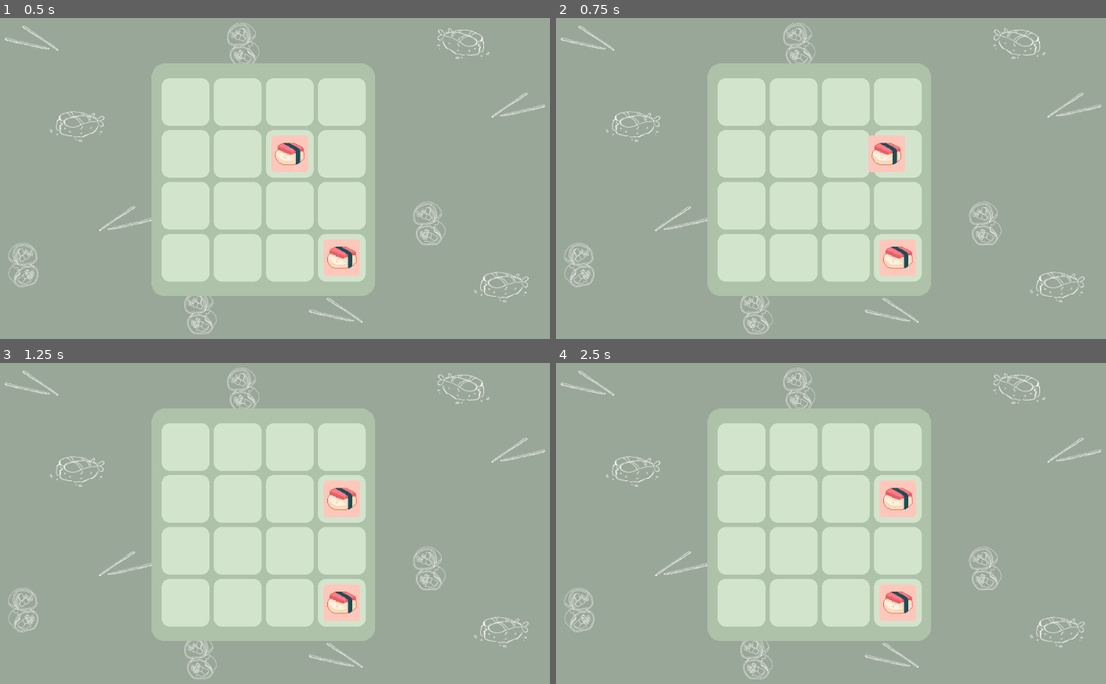
Above: before the commit, frames 1-4 (two rows, left to right).
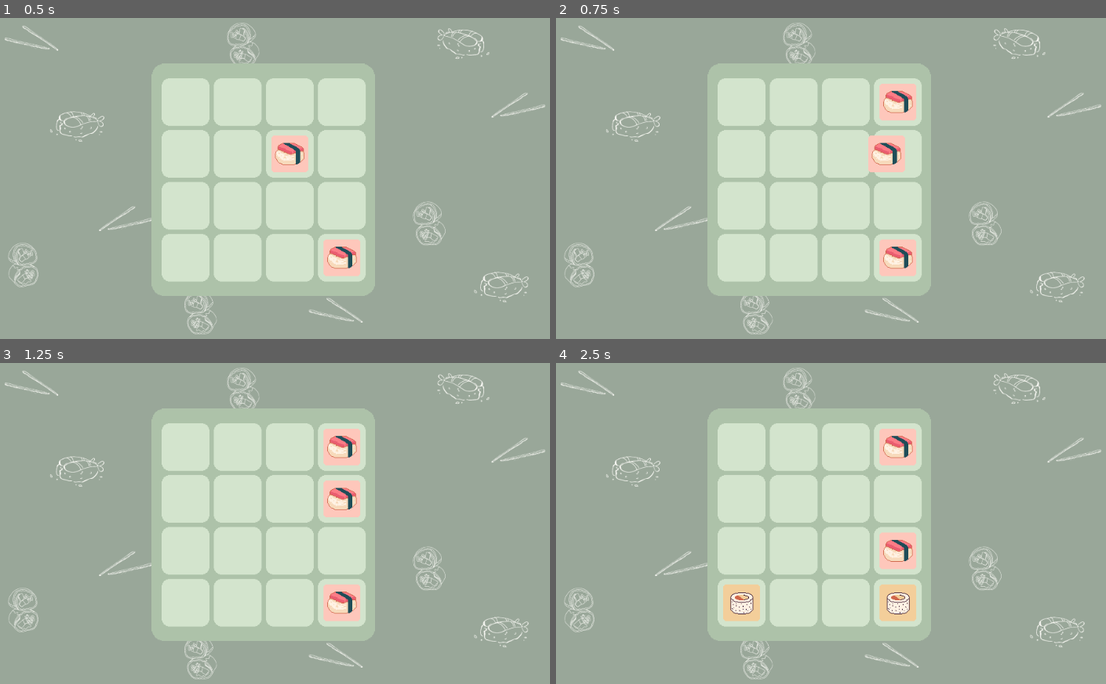
Above: after the commit, the same moments.

Repository: adcoding/2048
Game: Godot game, scene res://Main.tscn
The game is run twice, just before and just after one commit, with the same random seed, the same clock (stepped at 60 frames per second) and the same inputs.
Inputs:
- Up to frame 1 (0.5 s): no input
- Up to frame 2 (0.75 s): tap Enter at 0.5 s; hold Right (right) from 0.53 s (still down)
- Up to frame 3 (1.25 s): keep holding Right (right)
- Up to frame 4 (2.5 s): tap Space at 1.25 s; release Right (right) at 1.28 s; hold Down (down) 1.28-2.03 s; tap Enter at 2 s; hold Right (right) from 2.03 s (still down)

Frame 1 is identical in both runs. In frame 2, 0.8% of the frame differs, in the area x 58-66%, y 20-32%; in frame 3, 0.8%; in frame 4, 3.7%, in the area x 30-66%, y 20-81%.

Commit message:
Add files via upload

Diff:
--- a/2048/Main.tscn
+++ b/2048/Main.tscn
@@ -8,6 +8,7 @@
 [ext_resource path="res://Pieces/4Piece.tscn" type="PackedScene" id=6]
 [ext_resource path="res://Pieces/2Piece.tscn" type="PackedScene" id=7]
 [ext_resource path="res://Piecebackground.tscn" type="PackedScene" id=8]
+[ext_resource path="res://Scripts/ScoreManager.gd" type="Script" id=9]
 
 [node name="Main" type="Node2D"]
 
@@ -27,6 +28,7 @@
 [node name="Grid" type="Node2D" parent="."]
 script = ExtResource( 5 )
 two_piece = ExtResource( 7 )
+number_of_starting_pieces = 2
 four_piece = ExtResource( 6 )
 background_piece = ExtResource( 8 )
 
@@ -36,5 +38,8 @@
 [node name="KeyboardControl" type="Node2D" parent="."]
 script = ExtResource( 4 )
 
+[node name="ScoreManager" type="Node2D" parent="."]
+script = ExtResource( 9 )
+
 [connection signal="move" from="TouchControl" to="Grid" method="_on_TouchControl_move"]
 [connection signal="move" from="KeyboardControl" to="Grid" method="_on_KeyboardControl_move"]
--- a/2048/Piece.tscn
+++ b/2048/Piece.tscn
@@ -8,3 +8,9 @@
 [node name="Sprite" type="Sprite" parent="."]
 
 [node name="MoveTween" type="Tween" parent="."]
+
+[node name="SizeTween" type="Tween" parent="."]
+
+[node name="ModulateTween" type="Tween" parent="."]
+
+[connection signal="tween_completed" from="ModulateTween" to="." method="_on_ModulateTween_tween_completed"]
--- a/2048/Scripts/Grid.gd
+++ b/2048/Scripts/Grid.gd
@@ -9,6 +9,7 @@
 var offset := 85
 
 export var two_piece : PackedScene
+export var number_of_starting_pieces : int
 export var four_piece : PackedScene
 export var background_piece : PackedScene
 
@@ -18,15 +19,14 @@
 	randomize()
 	board = make_2d_array(4, 4, null)
 	generate_background()
-	generate_new_piece()
+	generate_new_piece(number_of_starting_pieces)
 
 func make_2d_array(width, height, value):
 	var array = []
-	for i in range(width):
+	for i in width:
 		array.append([])
-		array[i].resize(width)
-		for j in range(height):
-			array[i][j] = value
+		for j in height:
+			array[i].append(null)
 	return array
 
 func grid_to_pixel(grid_position: Vector2):
@@ -57,7 +57,7 @@
 	match direction:
 		Vector2.UP:
 			for i in width:
-				for j in range(height -1, -1, -1):
+				for j in range(height -2, -1, -1):
 					if board[i][j] != null:
 						move_piece(Vector2(i, j), Vector2.UP)
 		Vector2.DOWN:
@@ -66,11 +66,10 @@
 					if board[i][j] != null:
 						move_piece(Vector2(i, j), Vector2.DOWN)
 		Vector2.LEFT:
-			for i in range(width -1, -1, -1):
+			for i in range(1, width, 1):
 				for j in height:
 					if board[i][j] != null:
 						move_piece(Vector2(i, j), Vector2.LEFT)
-						print("left")
 		Vector2.RIGHT:
 			for i in range(width -2, -1, -1):
 				for j in height:
@@ -78,16 +77,16 @@
 						move_piece(Vector2(i, j), Vector2.RIGHT)
 		_:
 			continue
-	pass
+	generate_new_piece(1)
 
 # Called every frame. 'delta' is the elapsed time since the previous frame.
 #func _process(delta):
 #	pass
 
-func generate_new_piece():
+func generate_new_piece(number_of_pieces: int):
 	if is_blank_space():
 		var pieces_made = 0
-		while pieces_made < 2:
+		while pieces_made < number_of_pieces:
 			var x_position = int(floor((rand_range(0,4))))
 			var y_position = int(floor((rand_range(0,4))))
 			if board[x_position][y_position] == null:
@@ -117,27 +116,25 @@
 	var temp = board[current.x][current.y]
 	temp.move(grid_to_pixel(Vector2(desired.x, desired.y)))
 	board[current.x][current.y] = null
-	board[current.x][current.y] = temp
-
-func move_piece(piece: Vector2, direction):
+	board[desired.x][desired.y] = temp
+
+func move_piece(piece: Vector2, direction: Vector2):
 	#store piece
 	var this_piece = board[piece.x][piece.y]
 	var value = this_piece.value
+	var temp = board[piece.x][piece.y].next_value
 	#store the value of the next piece
 	var next_space = piece + direction
-	var temp = board[piece.x][piece.y].next_value
 	#var next_value = board[next_space.x][next_space.y]
 	match direction:
 		Vector2.RIGHT:
 			for i in range(next_space.x, width):
-				if i == width -1 && board[i][piece.y] == null:
-					move_and_set_board_value(piece, Vector2(width -1, piece.y))
-					break
-
+				if i == width - 1 && board[i][piece.y] == null:
+					move_and_set_board_value(piece, Vector2(width - 1, piece.y))
+					break
 				if board[i][piece.y] != null && board[i][piece.y].value != value:
-					move_and_set_board_value(piece, Vector2(i -1, piece.y))
-					break
-
+					move_and_set_board_value(piece, Vector2(i - 1, piece.y))
+					break
 				if board[i][piece.y] != null && board[i][piece.y].value == value:
 					remove_and_clear(piece)
 					remove_and_clear(Vector2(i, piece.y))
@@ -147,15 +144,13 @@
 					new_piece.position = grid_to_pixel(Vector2(i, piece.y))
 					break
 		Vector2.LEFT:
-			for i in range(next_space.x - 1, -1):
+			for i in range(next_space.x, - 1, -1):
 				if i == 0 && board[i][piece.y] == null:
 					move_and_set_board_value(piece, Vector2(0, piece.y))
 					break
-
 				if board[i][piece.y] != null && board[i][piece.y].value != value:
 					move_and_set_board_value(piece, Vector2(i + 1, piece.y))
 					break
-
 				if board[i][piece.y] != null && board[i][piece.y].value == value:
 					remove_and_clear(piece)
 					remove_and_clear(Vector2(i, piece.y))
@@ -183,20 +178,18 @@
 
 		Vector2.DOWN:
 			for i in range(piece.y -1, -1, -1):
-				if i == 0 && board[i][piece.y] == null:
+				if i == 0 && board[piece.x][i] == null:
 					move_and_set_board_value(piece, Vector2(piece.x, 0))
 					break;
-
-				if board[i][piece.y] != null && board[i][piece.y].value != value:
+				if board[piece.x][i] != null && board[piece.x][i].value != value:
 					move_and_set_board_value(piece, Vector2(piece.x, i + 1))
 					break;
-
 				if board[piece.x][i] != null && board[piece.x][i].value == value:
 					remove_and_clear(piece)
 					remove_and_clear(Vector2(piece.x, i))
 					var new_piece = temp.instance()
 					add_child(new_piece)
-					board[i][piece.y] = new_piece
+					board[piece.x][i] = new_piece
 					new_piece.position = grid_to_pixel(Vector2(piece.x, i))
 					break;
 
--- a/2048/Scripts/Piece.gd
+++ b/2048/Scripts/Piece.gd
@@ -5,12 +5,17 @@
 export var next_value: PackedScene
 
 onready var move_tween := $MoveTween
+onready var size_tween := $SizeTween
+onready var modulate_tween := $ModulateTween
 
 
 # Called when the node enters the scene tree for the first time.
 func _ready():
 	pass # Replace with function body.
 
+func pop_in():
+	size_tween.interpolate_property(self, "scale", Vector2(0.1, 0.1), Vector2(1, 1), 0.2, Tween.TRANS_SINE, Tween.EASE_OUT )
+	size_tween.start()
 
 # Called every frame. 'delta' is the elapsed time since the previous frame.
 #func _process(delta):
@@ -21,4 +26,12 @@
 	move_tween.start()
 
 func remove():
-	queue_free()
+	size_tween.interpolate_property(self, "scale", scale, Vector2(1.5, 1.5), 0.2, Tween.TRANS_SINE, Tween.EASE_OUT)
+	modulate_tween.interpolate_property(self, "modulate", modulate, Color(0, 0, 0, 0), 0.2, Tween.TRANS_SINE, Tween.EASE_OUT)
+	size_tween.start()
+	modulate_tween.start()
+
+
+func _on_ModulateTween_tween_completed(object, key):
+	if scale == Vector2(1.5, 1.5):
+		queue_free()
--- /dev/null
+++ b/2048/Scripts/ScoreManager.gd
@@ -0,0 +1,17 @@
+extends Node2D
+
+var current_score
+var high_score
+
+
+# Called when the node enters the scene tree for the first time.
+func _ready():
+	pass # Replace with function body.
+
+
+# Called every frame. 'delta' is the elapsed time since the previous frame.
+#func _process(delta):
+#	pass
+
+func increase_score():
+	pass
Not shown: 1 places in 2048/Main.tscn that only renumber resources
